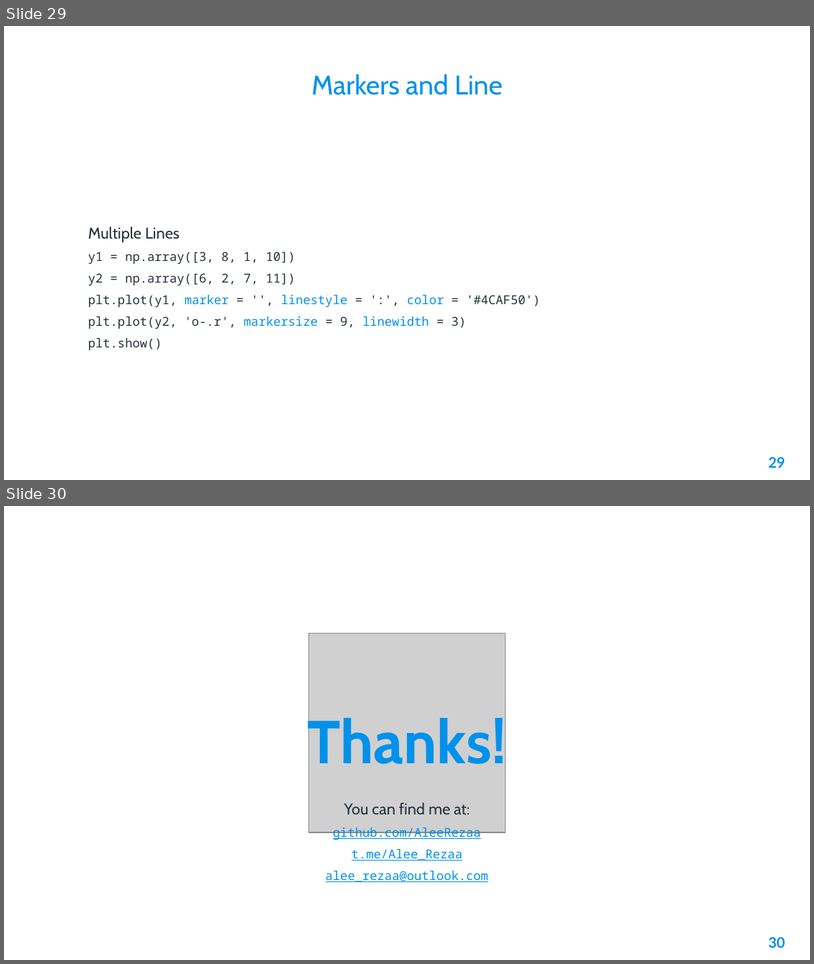
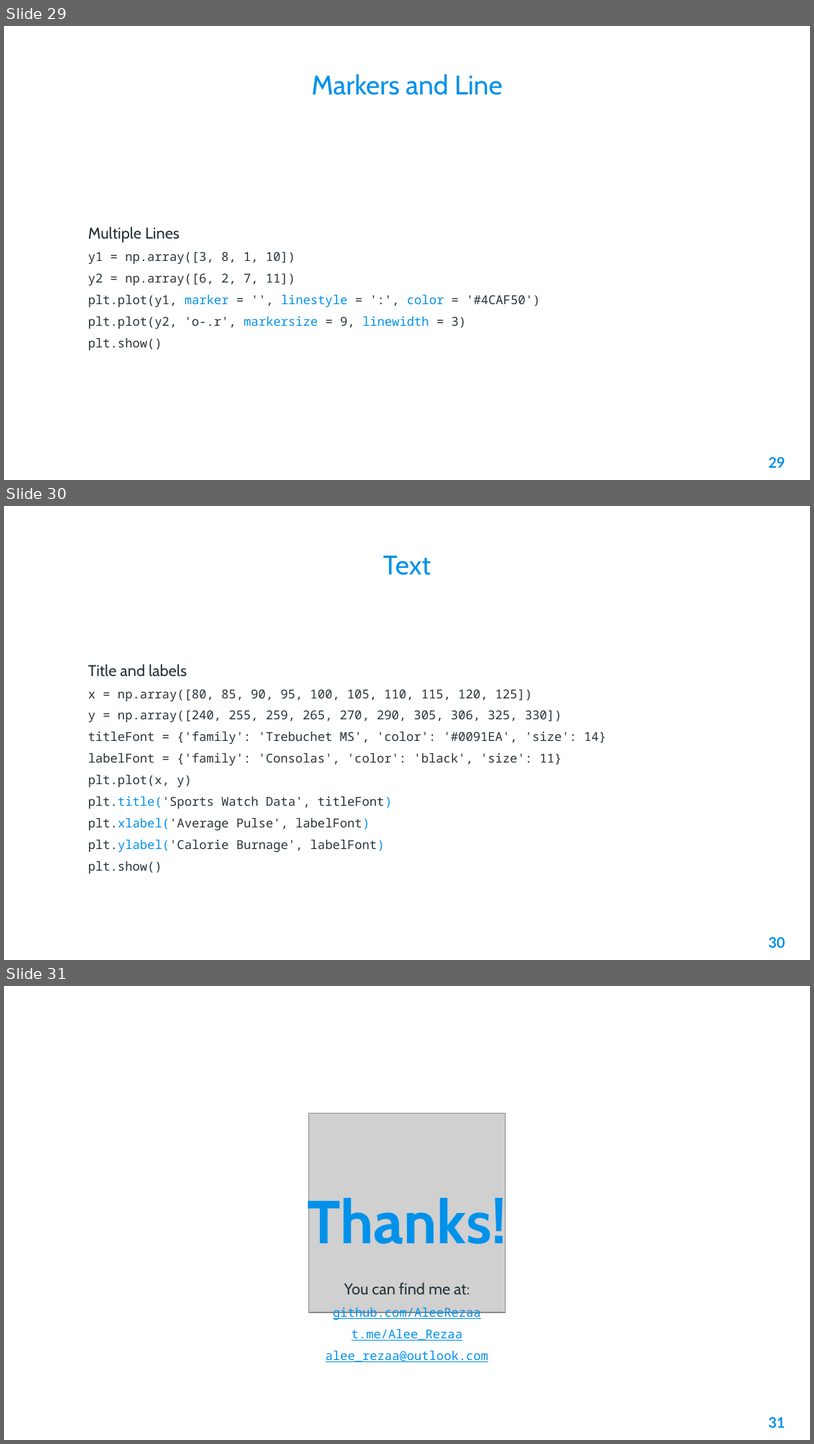
Before and after one commit to AleeRezaa/learn-python, a slide deck: Powerpoint/2 Data Science.pptx. Shown one above the other, each under a label of ours: slides 29 and 30 before the commit, slides 29, 30 and 31 after it. The pictures are 814x964 and 814x1444 pixels, drawn with LibreOffice and Linux fonts; fonts in the diff are those of the drawing; grey boxes stand for pictures; background and template pictures are left out. Boxes give left, top, right and bottom in pixels: in the first picture for what was removed or moved away, otherwise in the second. Text is boxed around its words. In the diff, an @@ line names an element or a change of style, - is before the commit and + after.

Commit message:
add mpl text

```diff
--- a/Powerpoint/2 Data Science.pptx
+++ b/Powerpoint/2 Data Science.pptx
@@ slide 30 added at (4, 506, 810, 960), background picture (left out) @@
@@ title added at (383, 556, 431, 575), 24 pt, text #0091EA @@
+Text
@@ text added at (88, 664, 607, 873), 11 pt, text #263238 @@
+Title and labels
+x = np.array([80, 85, 90, 95, 100, 105, 110, 115, 120, 125])
+y = np.array([240, 255, 259, 265, 270, 290, 305, 306, 325, 330])
+titleFont = {'family': 'Trebuchet MS', 'color': '#0091EA', 'size': 14}
+labelFont = {'family': 'Consolas', 'color': 'black', 'size': 11}
+plt.plot(x, y)
+plt.title('Sports Watch Data', titleFont)
+plt.xlabel('Average Pulse', labelFont)
+plt.ylabel('Calorie Burnage', labelFont)
+plt.show()
@@ page number added at (769, 937, 785, 947), 13 pt, text #0091EA, bold @@
+30
@@ what was slide 30 is now slide 31 @@
@@ page number at (769, 1417, 785, 1427): text changed @@
-30
+31
```
Also in this commit, not shown: 1 other file.
